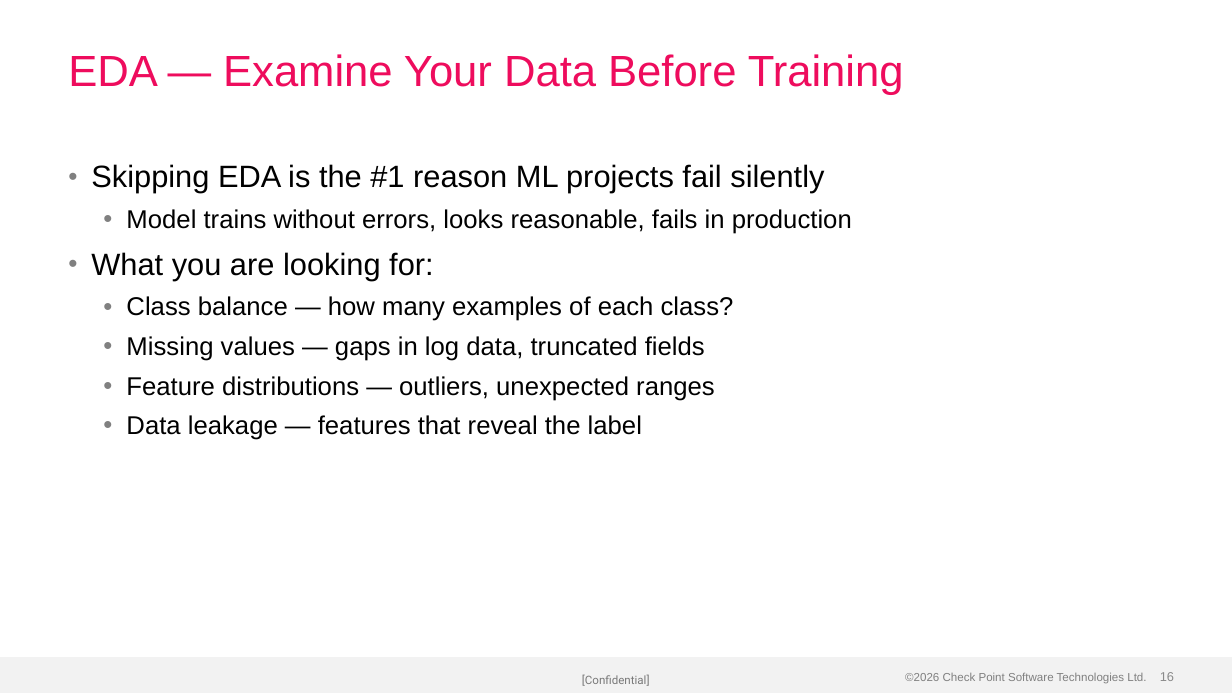
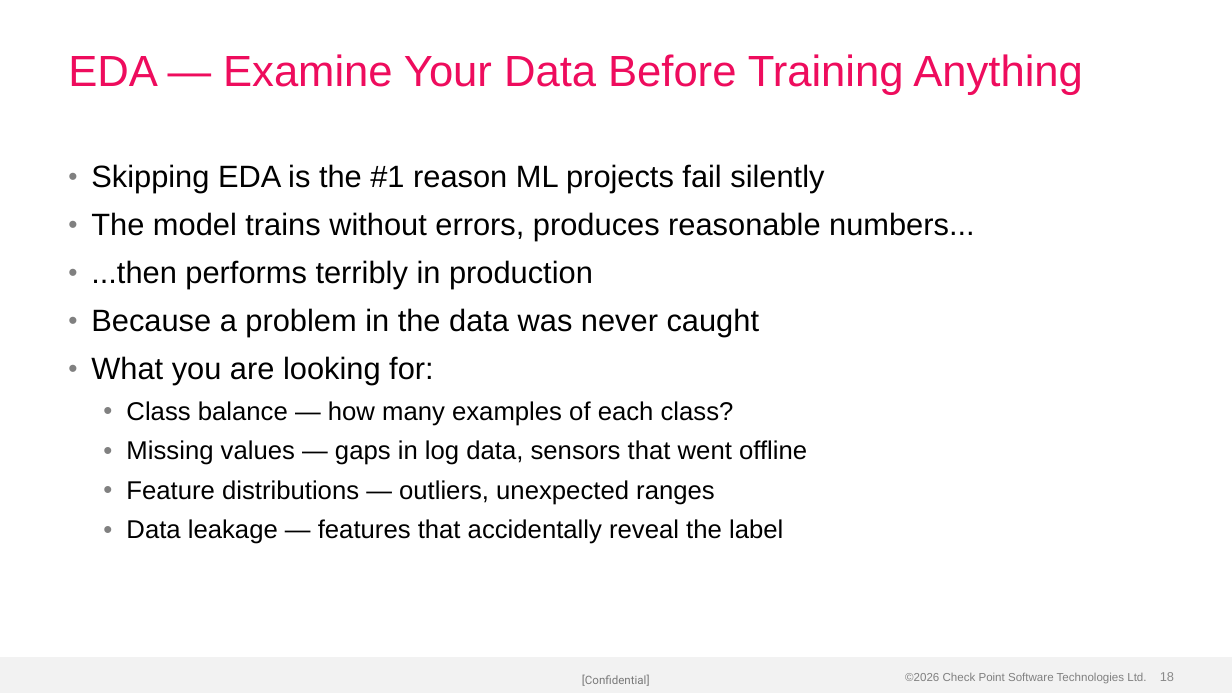
Before and after one commit to alshawwaf/ai-basic-training, a slide deck: slide 18 of stage1_classic_ml/01_what_is_ml/Lecture-1-What-is-ML.pptx (slide 16 before the commit). Drawn at 1232x693 pixels with LibreOffice and Linux fonts; fonts in the diff are those of the drawing; background and template pictures are left out. Boxes give left, top, right and bottom in pixels: in the first picture for what was removed or moved away, otherwise in the second. Text is boxed around its words. In the diff, an @@ line names an element or a change of style, - is before the commit and + after.

Commit message:
Rebuild Lecture-1-What-is-ML with richer content (36 slides)
Expanded from 25 to 36 slides with deeper coverage: EDA (class imbalance,
statistics, data leakage), the digits dataset, features vs labels, and
what the model actually sees. Content now matches the full lesson depth.

```diff
--- a/stage1_classic_ml/01_what_is_ml/Lecture-1-What-is-ML.pptx
+++ b/stage1_classic_ml/01_what_is_ml/Lecture-1-What-is-ML.pptx
@@ title at [68,54,1083,95]: text changed @@
-EDA — Examine Your Data Before Training
+EDA — Examine Your Data Before Training Anything
@@ text at [91,212,974,337]: text changed; size 20 to 24 pt @@
-  • Model trains without errors, looks reasonable, fails in production
+• The model trains without errors, produces reasonable numbers...
+• ...then performs terribly in production
+• Because a problem in the data was never caught
@@ text at [126,440,807,465]: text changed @@
-  • Missing values — gaps in log data, truncated fields
+  • Missing values — gaps in log data, sensors that went offline
@@ text at [126,519,783,544]: text changed @@
-  • Data leakage — features that reveal the label
+  • Data leakage — features that accidentally reveal the label
```
Also in this commit, not shown: 17 other slides changed, 11 slides added.
